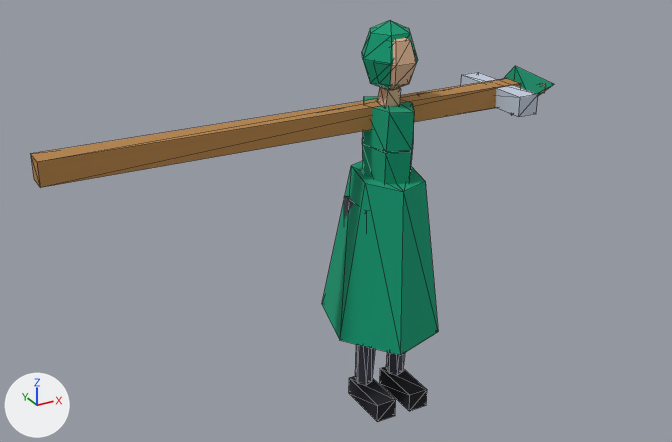
A saved change to the glTF model packages/client/public/models/curandeiro.glb.
Both versions are drawn from a 50 mm camera at (-1.98, -3.14, 2.52) aimed at (-0.3, -0.08, 1.0). Lighting does not change. The marker at lower left points along +X, +Y and +Z. The older version comes first. Mesh edges are drawn as thin lines. Vertices at exactly the same position are counted once.

The older version as bpy lines, for what is in view:
```python
me_curandeiro = bpy.data.meshes.new('curandeiro')
me_curandeiro.from_pydata(...)  # 247 vertices, 394 faces; spans x -1.42..0.92, y -0.25..0.34, z 0.01..1.77
me_curandeiro.materials.append(mat_atlas)  # picture img_atlas
ob_curandeiro_001 = bpy.data.objects.new('curandeiro.001', me_curandeiro)
ob_curandeiro_001.location = (0.0, 0.0, 0.0)
```
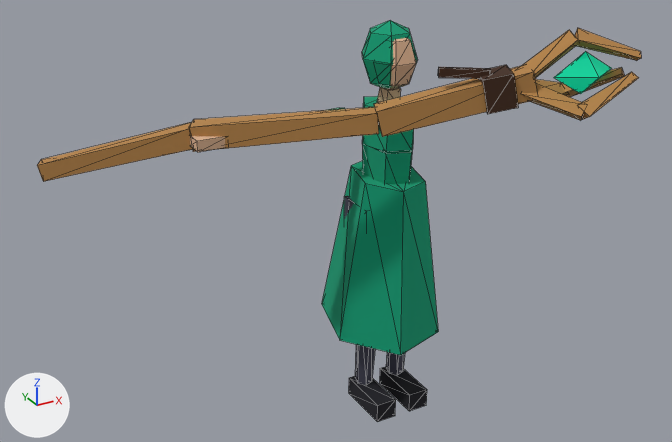
Changed parts and their boxes (x1, y1, x2, y2) in the pictures (672 x 442 px):
'curandeiro.001', reshaped (15% wider)
    before: (31, 20, 554, 422)
    after: (37, 20, 641, 422)
part 1 of me_curandeiro, deleted (green)
    before: (503, 66, 554, 115)
part 2 of me_curandeiro, built on
    before: (31, 72, 538, 188)
    after: (37, 28, 641, 181)

The edits, one by one:
Material 'brilho' (mat_brilho) is new.
Uses the picture img_atlas.
me_curandeiro is used by ob_curandeiro_001; location (0.0, 0.0, 0.0).
me_curandeiro had 247 vertices, 394 faces and spanned x -1.42..0.92, y -0.25..0.34, z 0.01..1.77.
me_curandeiro now has 308 vertices, 480 faces and spans x -1.36..0.84, y -0.72..0.41, z 0.01..1.8.
me_curandeiro part 1: the loose piece of 5 vertices spanning x 0.68..0.92, y -0.07..0.16, z 1.26..1.49 is deleted.
Part 2, on me_curandeiro:
11 vertices are removed from x 0.55..0.68, y -0.17..0.25, z 1.33..1.43.
22 faces are deleted.
5 vertices move from x -1.42..0.55, y -0.17..0.09, z 1.33..1.43 to x -1.36..0.33, y -0.45..0.41, z 1.22..1.65.
77 vertices are added at x -0.84..0.67, y -0.72..0.16, z 1.34..1.8.
106 new faces join them, mat_atlas (picture img_atlas).
8 new faces join them, mat_brilho.
me_curandeiro gains material mat_brilho.
